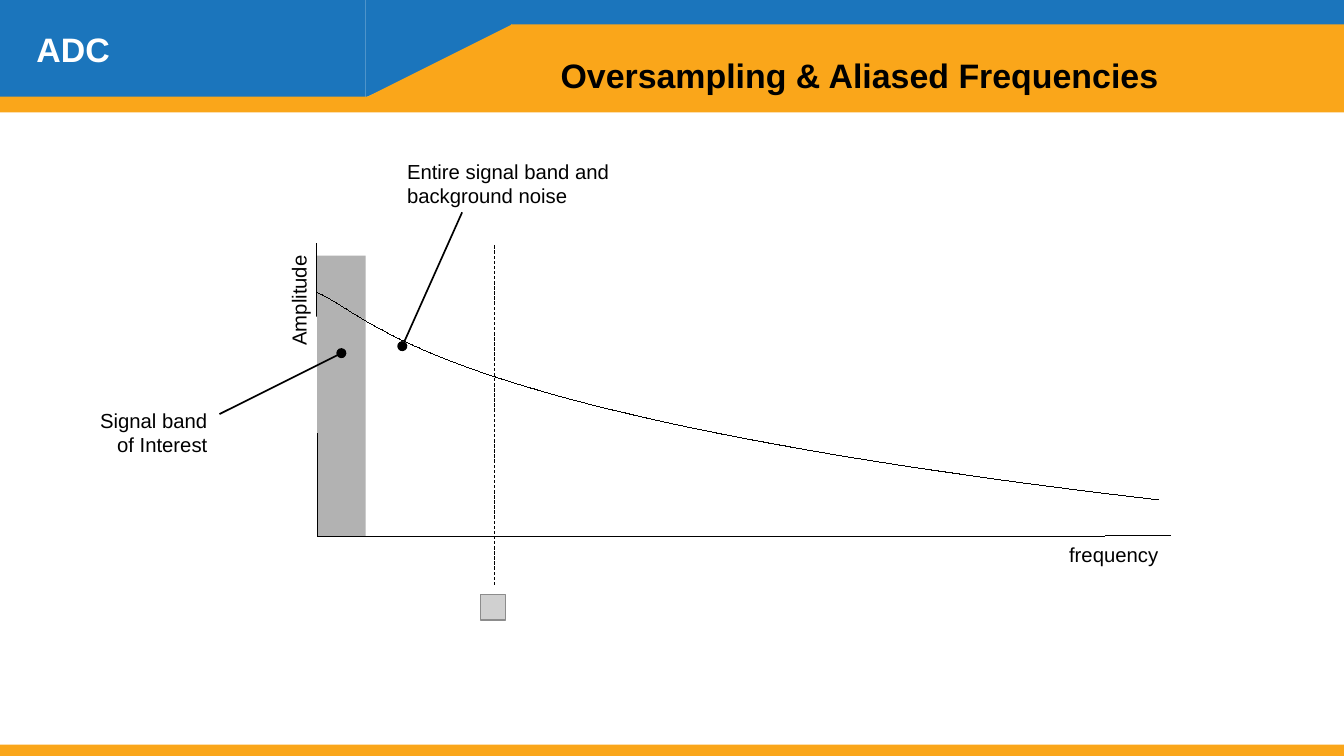
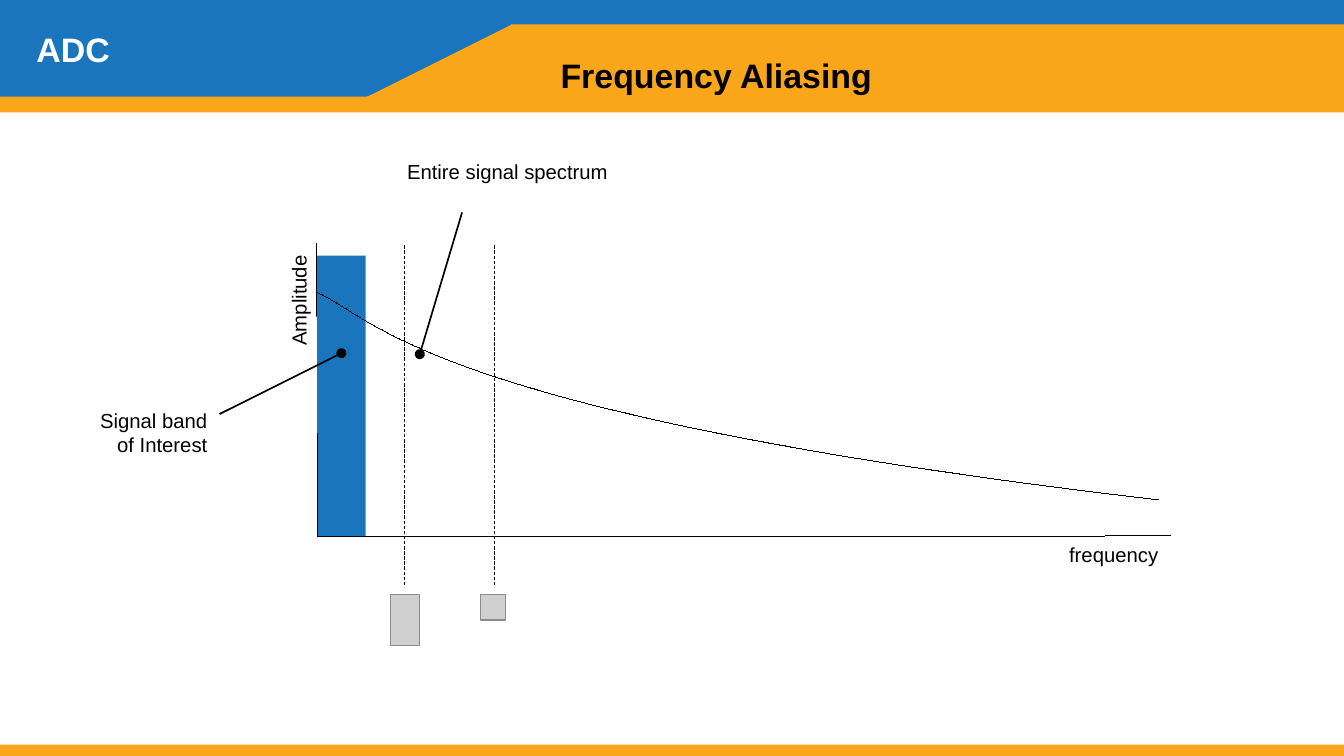
Before and after one commit to g-i-wilson/SEL-presentation, a slide deck: slide 26 of pres.odp. Drawn at 1344x756 pixels with LibreOffice and Linux fonts; fonts in the diff are those of the drawing; grey boxes stand for pictures. Boxes give left, top, right and bottom in pixels: in the first picture for what was removed or moved away, otherwise in the second. Text is boxed around its words. In the diff, an @@ line names an element or a change of style, - is before the commit and + after.

```diff
--- a/pres.odp
+++ b/pres.odp
@@ parallelogram added at (x1=274, y1=0, x2=396, y2=98), fill #1B75BC @@
@@ text at (x1=561, y1=63, x2=872, y2=95): text changed @@
-Oversampling & Aliased Frequencies
+Frequency Aliasing
@@ text at (x1=407, y1=164, x2=607, y2=184): text changed @@
-Entire signal band and background noise
+Entire signal spectrum
@@ arrow moved from (462, 212) - (402, 346) to (462, 212) - (420, 355) @@
@@ rectangle at (x1=317, y1=256, x2=366, y2=537): fill #B2B2B2 to #1B75BC @@
@@ line added from (405, 585) to (405, 244), #000000 0 pt @@
@@ picture added at (x1=390, y1=595, x2=420, y2=646) @@
```
Also in this commit, not shown: 30 other slides changed, 9 slides added, 1 slide removed, 4 other files.
